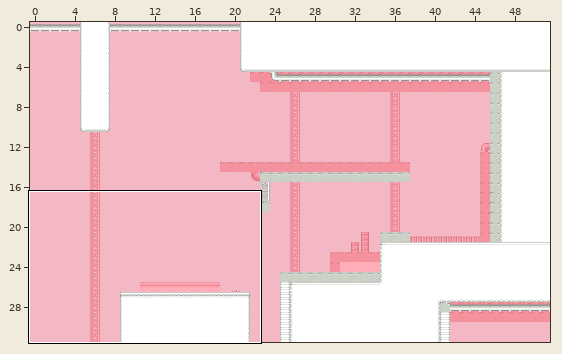
A Tiled map (JSON) gets an edit: public/assets/levels/flap.json. Above: a wide view before the commit, with the close-up outlined.
Close-up. As it was:
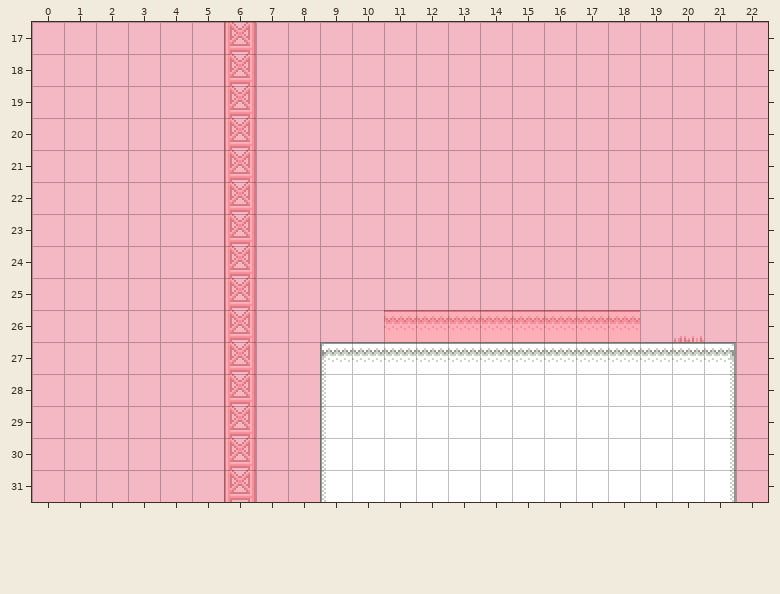
Cells are 16x16 px. Shown: x 0..22, y 17..31. The commit also changed other parts of the map, which this record leaves out.
Once edited:
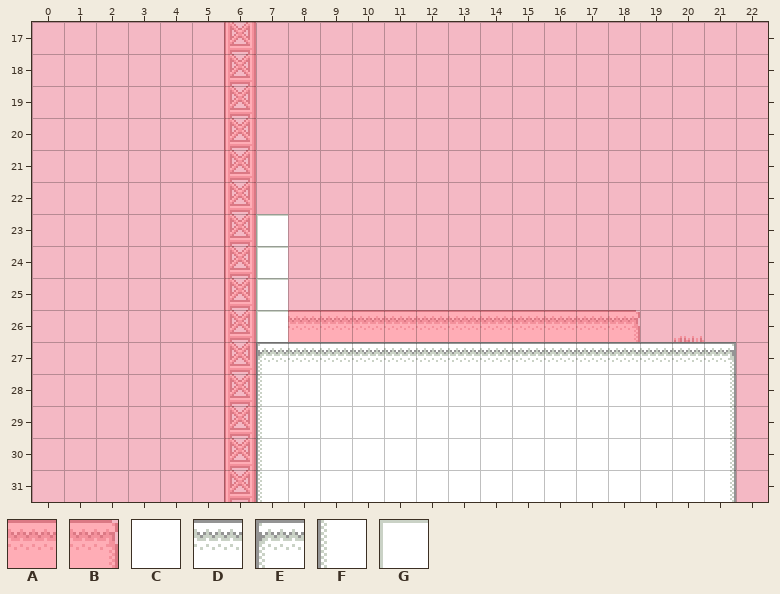
Key: from "bg-tileset": A 4, B 16; from "tilleset": C 3, D 4, E 10, F 22, G 32.
_ is an empty cell, . an unchanged one.
Change:
--- layer "Tile Layer 2"
@@ x 8..18 @@
-26 ___.......A
+26 AAA.......B
--- layer "Tile Layer 1"
@@ x 7..9 @@
-23 _..
-24 _..
-25 _..
-26 _..
-27 __E
-28 __F
-29 __F
-30 __F
-31 __F
+23 G..
+24 G..
+25 G..
+26 G..
+27 EDD
+28 FCC
+29 FCC
+30 FCC
+31 FCC
Changed places in both close-ups, as pixel boxes (x1, y1, x2, y2):
changed: (256, 214, 384, 502)
changed: (634, 310, 640, 342)
